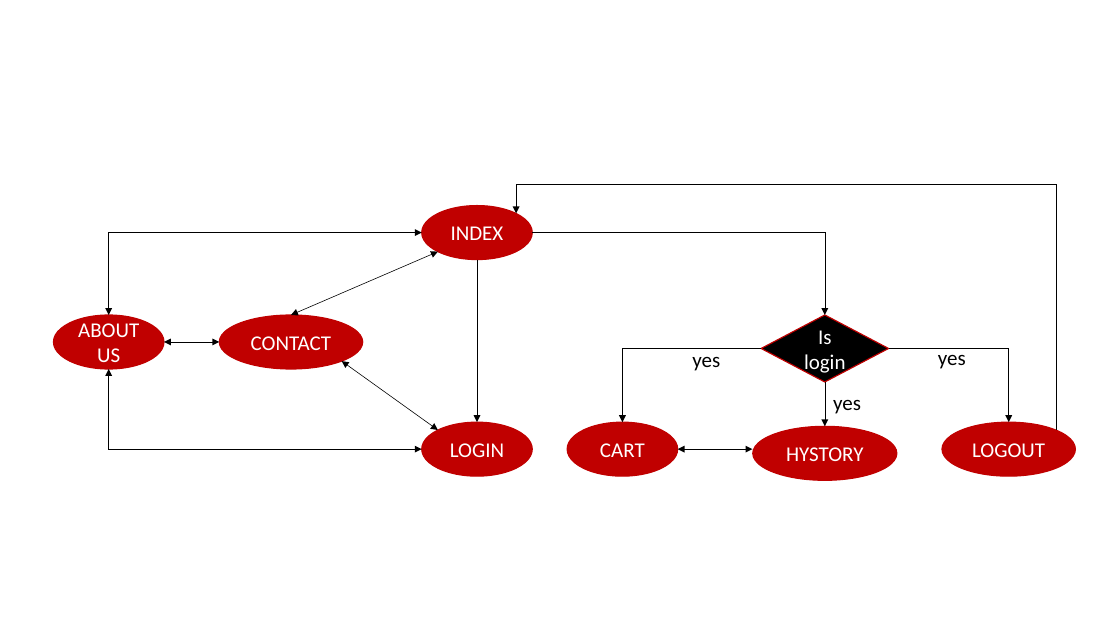
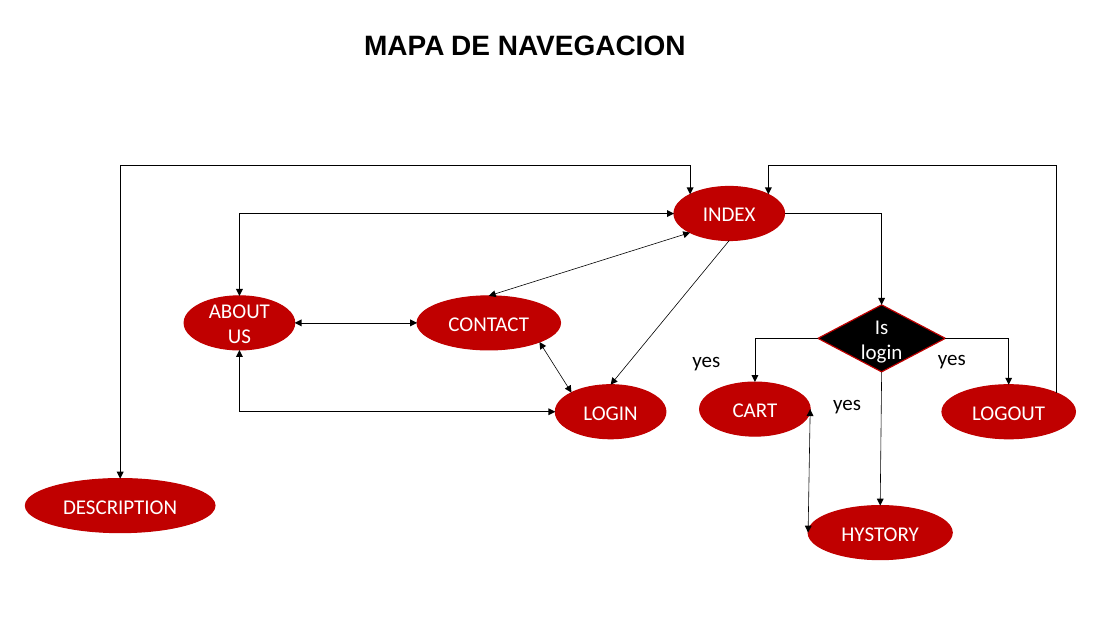
Before and after one commit to rtemis/1311_Hadeed_Gonzalez_p1, a slide deck: slide 1 of Mapa_navegacion.pptx. Drawn at 1120x630 pixels with LibreOffice and Linux fonts; fonts in the diff are those of the drawing. Boxes give left, top, right and bottom in pixels: in the first picture for what was removed or moved away, otherwise in the second. Text is boxed around its words. In the diff, an @@ line names an element or a change of style, - is before the commit and + after.

```diff
--- a/Mapa_navegacion.pptx
+++ b/Mapa_navegacion.pptx
@@ text added at (x1=364, y1=35, x2=686, y2=56), 24 pt, text #000000, bold @@
+MAPA DE NAVEGACION
@@ elbow double arrow added from (691, 194) to (120, 479), #000000 0.5 pt @@
@@ elbow arrow moved from (1056, 430) - (516, 213) to (1056, 392) - (769, 194) @@
@@ ellipse "INDEX" moved from (x1=422, y1=206, x2=533, y2=260) to (x1=674, y1=187, x2=785, y2=240) @@
@@ elbow double arrow moved from (422, 233) - (108, 315) to (674, 213) - (239, 296) @@
@@ double arrow moved from (438, 252) - (291, 315) to (691, 233) - (489, 296) @@
@@ elbow arrow moved from (533, 233) - (825, 315) to (785, 213) - (882, 305) @@
@@ arrow moved from (477, 260) - (477, 423) to (729, 240) - (611, 385) @@
@@ ellipse "ABOUT US" moved from (x1=54, y1=315, x2=165, y2=369) to (x1=184, y1=296, x2=295, y2=350) @@
@@ ellipse "CONTACT" moved from (x1=219, y1=315, x2=363, y2=369) to (x1=417, y1=296, x2=560, y2=350) @@
@@ double arrow moved from (219, 342) - (164, 342) to (417, 323) - (295, 323) @@
@@ diamond "Is login" moved from (x1=761, y1=315, x2=889, y2=382) to (x1=818, y1=305, x2=946, y2=372) @@
@@ elbow double arrow moved from (422, 450) - (108, 369) to (555, 412) - (239, 350) @@
@@ double arrow moved from (438, 430) - (342, 361) to (571, 392) - (539, 342) @@
@@ elbow arrow moved from (761, 349) - (623, 423) to (818, 339) - (755, 382) @@
@@ elbow arrow moved from (889, 349) - (1009, 423) to (945, 339) - (1009, 385) @@
@@ ellipse "LOGIN" moved from (x1=422, y1=423, x2=533, y2=476) to (x1=555, y1=385, x2=666, y2=439) @@
@@ ellipse "CART" moved from (x1=567, y1=423, x2=678, y2=476) to (x1=700, y1=382, x2=811, y2=436) @@
@@ arrow moved from (825, 382) - (825, 427) to (882, 372) - (881, 506) @@
@@ ellipse "LOGOUT" moved from (x1=942, y1=423, x2=1075, y2=476) to (x1=942, y1=385, x2=1075, y2=439) @@
@@ double arrow moved from (753, 450) - (678, 450) to (808, 533) - (811, 409) @@
@@ ellipse added at (x1=25, y1=479, x2=215, y2=533), fill #C00000, outline #C00000 1 pt, 18 pt, text #FFFFFF @@
+DESCRIPTION
@@ ellipse "HYSTORY" moved from (x1=753, y1=427, x2=897, y2=481) to (x1=808, y1=506, x2=953, y2=560) @@
```
Also in this commit, not shown: 1 slide added, 1 other file.
